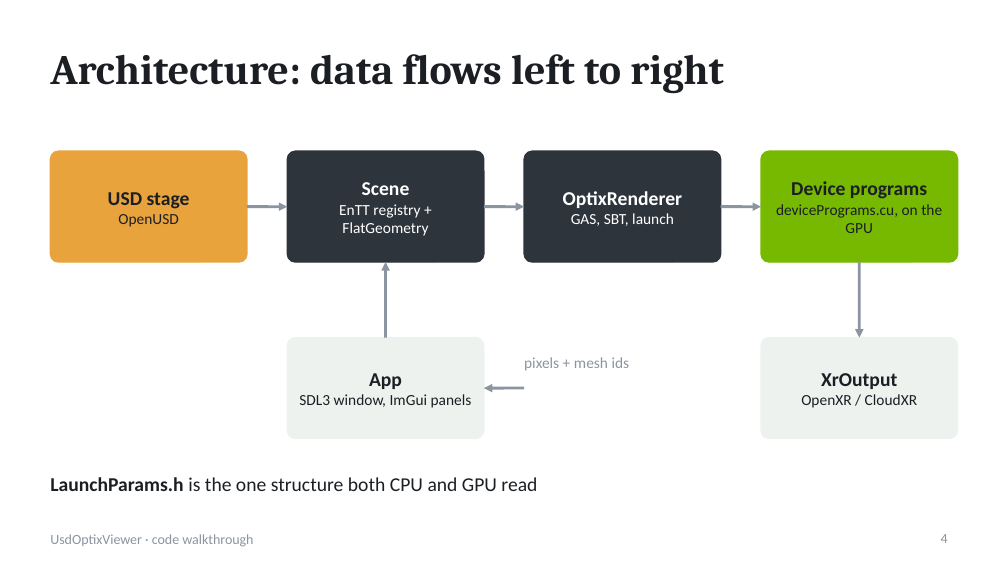
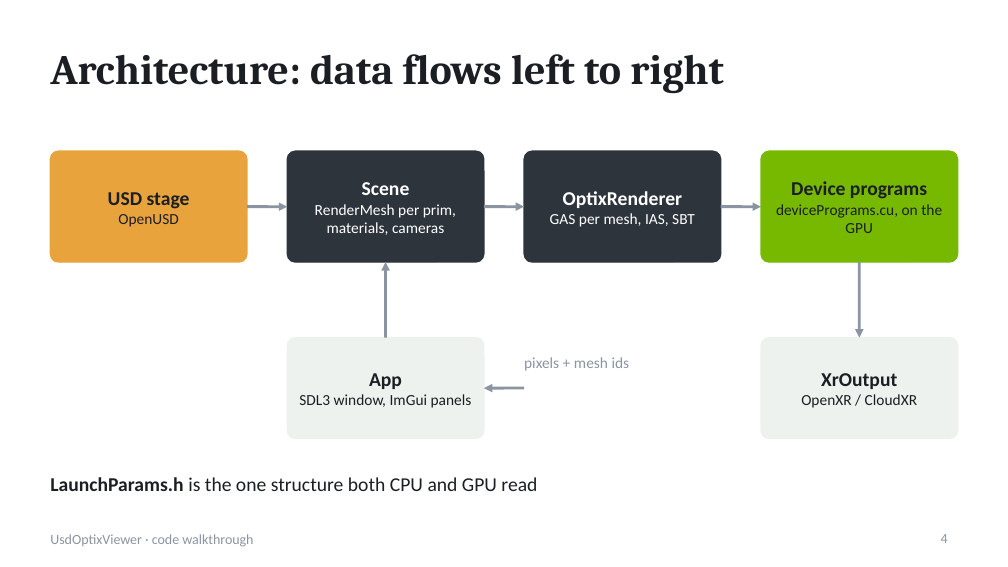
Before and after one commit to pablo-figueroa-uniandes/VizTools, a slide deck: slide 4 of Docs/UsdOptixViewer-code.pptx. Drawn at 1008x567 pixels with LibreOffice and Linux fonts; fonts in the diff are those of the drawing. Boxes give left, top, right and bottom in pixels: in the first picture for what was removed or moved away, otherwise in the second. Text is boxed around its words. In the diff, an @@ line names an element or a change of style, - is before the commit and + after.

```diff
--- a/Docs/UsdOptixViewer-code.pptx
+++ b/Docs/UsdOptixViewer-code.pptx
@@ text at (315,204,456,235): text changed @@
-EnTT registry + FlatGeometry
+RenderMesh per prim, materials, cameras
@@ text at (550,213,695,227): text changed @@
-GAS, SBT, launch
+GAS per mesh, IAS, SBT
```
Also in this commit, not shown: 10 other slides changed, 1 slide added, 2 other files.
